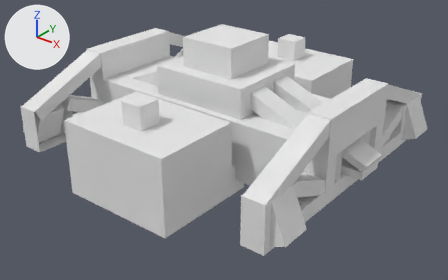
What one commit did to the OBJ model common/src/main/resources/assets/railways/models/block/bogey/archbar/frame.obj.
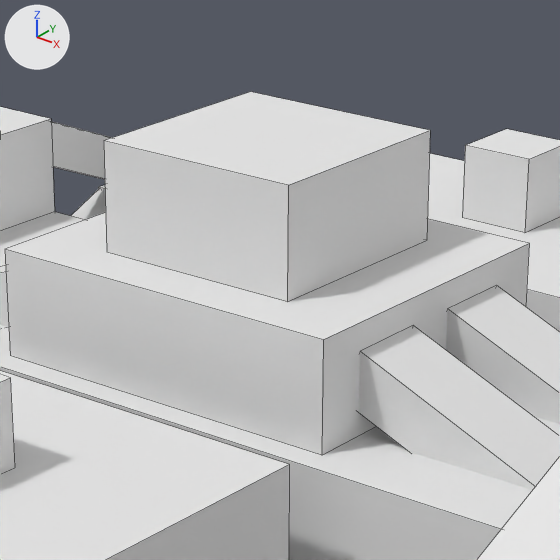
The first picture shows the older version from a camera (50 mm lens) standing at (3.07, -3.87, 2.95) and looking at (0.08, -0.13, 0.63). The close-ups show both versions on the part from 35% to 68% of the width and 0% to 53% of the height of that picture; other places that the commit changed are outside them. Lighting does not change. The marker at upper left points along +X, +Y and +Z. The close-ups show mesh edges as thin lines. Where no turn or scale is listed for an object, it has been applied to the vertices.

The scene before the commit, as lines of its bpy script (objects in view):
```python
me_cube_0 = bpy.data.meshes.new('cube_0')
me_cube_0.from_pydata(...)  # 8 vertices, 6 faces; spans x -0.25..0.25, y -0.25..0.25, z 1.25..1.5
# faces by material slot: [4, 2]
me_cube_0.materials.append(mat_m_5990d2e9_3c76_2a6d_8087_0d8d808d41d7)  # its picture is missing
me_cube_0.materials.append(mat_none)  # white #e7e7e7
# before: 0 (0.25, -0.25, 1.5) at pixel (288, 185), 1 (0.25, 0.25, 1.5) at pixel (430, 130), 2 (0.25, -0.25, 1.25) at pixel (287, 301), 3 (0.25, 0.25, 1.25) at pixel (426, 240), 4 (-0.25, 0.25, 1.5) at pixel (250, 91)
# before: 5 (-0.25, -0.25, 1.5) at pixel (103, 140), 6 (-0.25, 0.25, 1.25), 7 (-0.25, -0.25, 1.25) at pixel (106, 252)
me_cube_32 = bpy.data.meshes.new('cube_32')
me_cube_32.from_pydata(...)  # 8 vertices, 6 faces; spans x 1.069..1.244, y -1.174..-0.392, z 0.834..1.244
# faces by material slot: [1, 5]
me_cube_32.materials.append(mat_none)  # white #e7e7e7
me_cube_32.materials.append(mat_m_5990d2e9_3c76_2a6d_8087_0d8d808d41d7)  # its picture is missing
me_cube_4 = bpy.data.meshes.new('cube_4')
me_cube_4.from_pydata([(0.438, -0.375, 1.25), (0.438, 0.375, 1.25), (0.438, -0.375, 1.0), (0.438, 0.375, 1.0), (-0.438, 0.375, 1.25), (-0.438, -0.375, 1.25), (-0.438, 0.375, 1.0), (-0.438, -0.375, 1.0)], [], [(3, 6, 4, 1), (2, 3, 1, 0), (7, 2, 0, 5), (6, 7, 5, 4), (5, 0, 1, 4), (6, 3, 2, 7)])
for i in [5]: me_cube_4.polygons[i].material_index = 1
me_cube_4.materials.append(mat_m_5990d2e9_3c76_2a6d_8087_0d8d808d41d7)  # its picture is missing
me_cube_4.materials.append(mat_none)  # white #e7e7e7
ob_cube_0 = bpy.data.objects.new('cube_0', me_cube_0)
ob_cube_0.location = (0.0, 0.0, 0.0)
ob_cube_32 = bpy.data.objects.new('cube_32', me_cube_32)
ob_cube_32.location = (0.0, 0.0, 0.0)
ob_cube_4 = bpy.data.objects.new('cube_4', me_cube_4)
ob_cube_4.location = (0.0, 0.0, 0.0)
# also in view: 'cube_33' at (-1.16, 0.0, 1.09); 'cube_43' at (-1.16, 0.78, 1.04); 'cube_14' at (0.0, 1.0, 1.16); 'cube_2' at (0.0, -1.0, 1.16); 'cube_8' at (0.64, -0.16, 1.03)
```
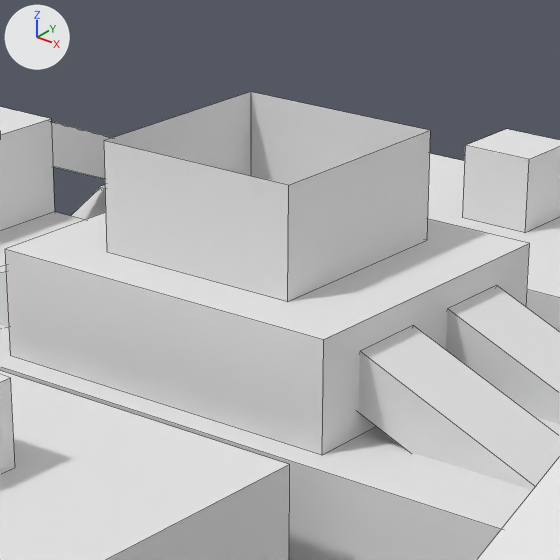
What changed in the scene script:
```text
Change me_cube_0:
    where me_cube_0.from_pydata(...)  # 8 vertices, 6 faces; spans x -0.25..0.25, y -0.25..0.25, z 1.25..1.5
    used by ob_cube_0; location = (0.0, 0.0, 0.0)
    verts and faces of me_cube_0; kept vertices keep their numbers, new ones are numbered from 8
    me_cube_0 part 1
    add delete_faces([(0, 1, 4, 5), (2, 7, 6, 3)])
    remove me_cube_0.materials.append(mat_none)  # white #e7e7e7
```

What differs and where, as boxes [x1, y1, x2, y2] in the close-ups (560 x 560 px):
part 1 of me_cube_0, deleted
    before: [104, 92, 430, 185]
'cube_33', unchanged, covered by the edit
    before: [0, 107, 55, 231]
'cube_31', unchanged, uncovered by the edit
    after: [0, 107, 55, 231]
'cube_32', unchanged, covered by the edit
    before: [477, 456, 560, 560]
'cube_30', unchanged, uncovered by the edit
    after: [477, 456, 560, 560]
